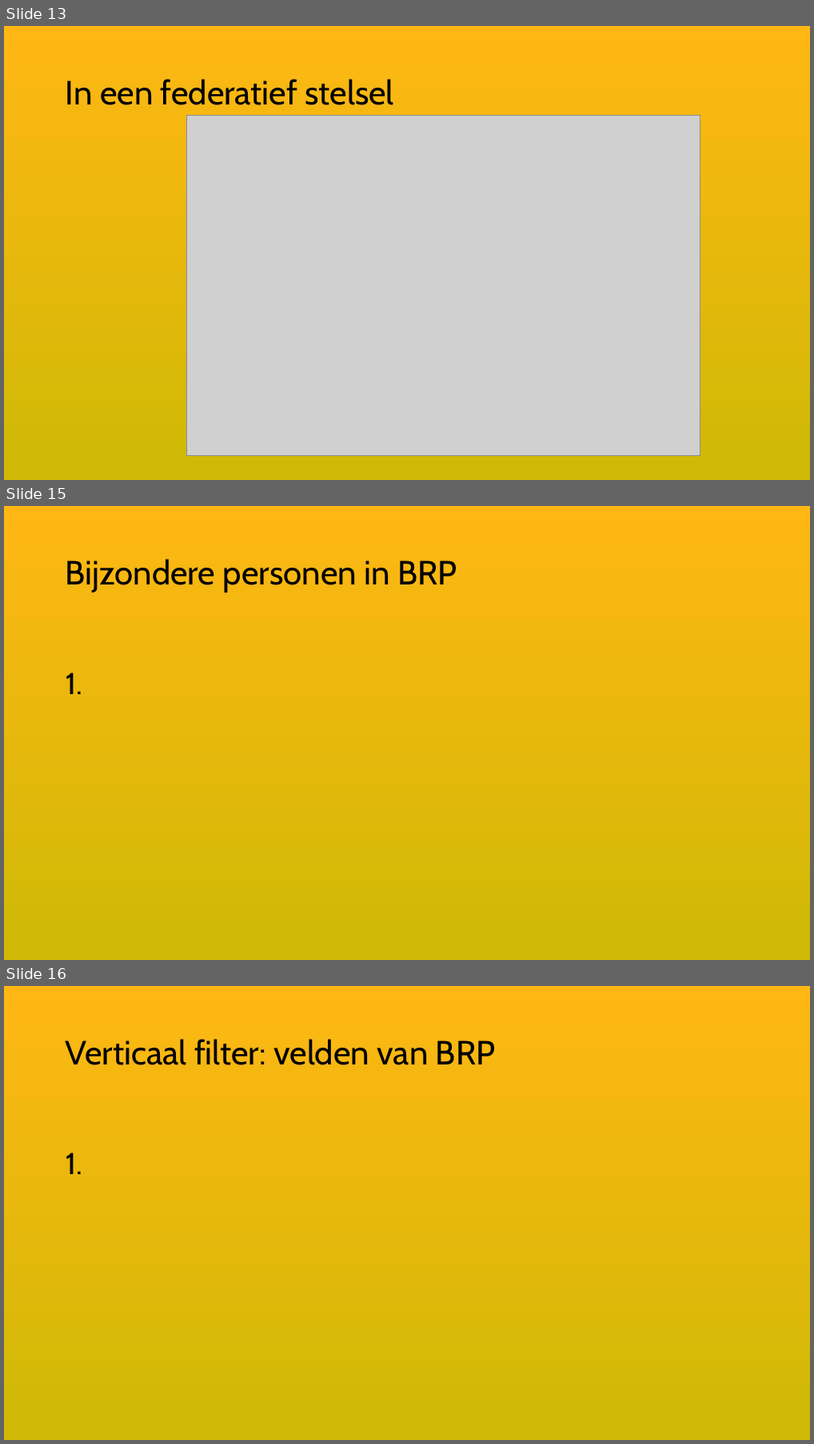
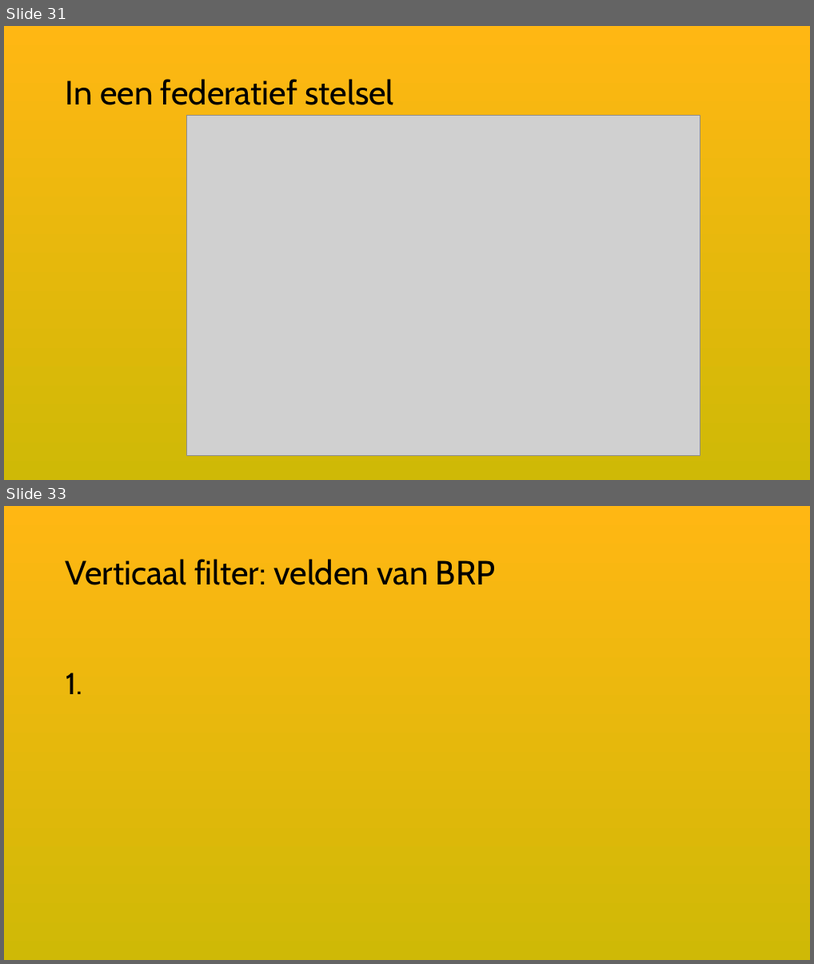
Before and after one commit to VNG-Realisatie/ftv, a slide deck: static/documents/20261118-keten-privacy-officers-JenV.pptx. Shown one above the other, each under a label of ours: slides 13, 15 and 16 before the commit, slides 31 and 33 after it; the slides between them are not shown. The pictures are 814x1444 and 814x964 pixels, drawn with LibreOffice and Linux fonts; fonts in the diff are those of the drawing; grey boxes stand for pictures. Boxes give left, top, right and bottom in pixels: in the first picture for what was removed or moved away, otherwise in the second. Text is boxed around its words. In the diff, an @@ line names an element or a change of style, - is before the commit and + after.

```diff
--- a/static/documents/20261118-keten-privacy-officers-JenV.pptx
+++ b/static/documents/20261118-keten-privacy-officers-JenV.pptx
@@ slide 15 removed at (x1=4, y1=506, x2=810, y2=960), background gradient #FFB713 to #CFB906 @@
@@ title removed at (x1=66, y1=559, x2=457, y2=592) @@
-Bijzondere personen in BRP
@@ text removed at (x1=66, y1=672, x2=82, y2=694) @@
-1.
@@ what was slide 13 is now slide 31 @@
@@ what was slide 16 is now slide 33 @@
```
Also in this commit, not shown: 5 slides changed, 2 slides added.
